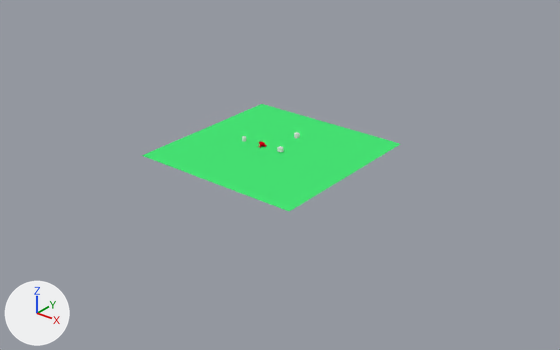
The Blender file TrollHunter/trollHunter.blend as it was, and as the next commit left it.
Before and after are seen from a 50 mm camera at (210.0, -258.0, 148.0) aimed at (12.0, -11.0, -5.0). The lights are fixed; the arrows at lower left show +X, +Y and +Z.
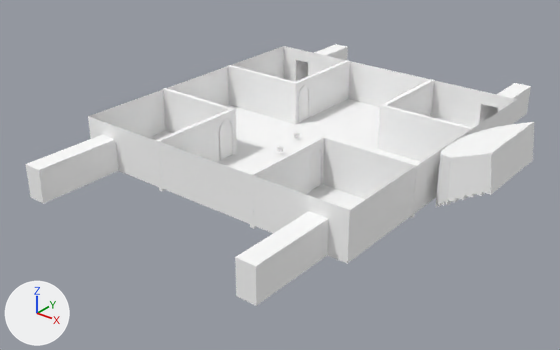
Where the change shows, as pixel boxes (x1, y1, x2, y2) in the pictures (560 x 350 px):
'pCube21', added: after (25, 44, 534, 306)
'Plane', deleted: before (142, 104, 400, 211)
'pCube17', added: after (219, 119, 235, 160)
'pCube17.001', added: after (310, 147, 324, 192)
'pCube17.003', added: after (298, 85, 310, 123)

The change, as a list of edits to the scene's bpy script:
```text
Add mat_lambert2:
    mat_lambert2 = diffuse_material('lambert2')
    mat_lambert2.base_color = (1.0, 1.0, 1.0)  # white #ffffff
Add mat_lambert3:
    mat_lambert3 = diffuse_material('lambert3')
    mat_lambert3.base_color = (1.0, 1.0, 1.0)  # white #ffffff
Add me_untitled:
    me_untitled.from_pydata(...)  # 332 vertices, 271 faces; spans x -35.3..49.7, y -1.0..16.3, z -55.1..55.1
    me_untitled.materials.append(mat_lambert2)  # its picture is missing
Add me_untitled_001:
    me_untitled_001.from_pydata(...)  # 72 vertices, 70 faces; spans x -0.64..0.64, y -0.57..0.49, z -2.62..2.62
    me_untitled_001.materials.append(mat_lambert3)  # its picture is missing
Remove ob_plane:
    ob_plane = bpy.data.objects.new('Plane', me_plane)
    ob_plane.location = (-0.5, 0.1, -0.2)
Add ob_pcube21:
    ob_pcube21 = bpy.data.objects.new('pCube21', me_untitled)
    ob_pcube21.location = (11.0, 11.6, -1.0)
    ob_pcube21.rotation_euler = (1.571, 0.0, 0.0)  # degrees (90, 0, 0)
    ob_pcube21.scale = (2.0, 2.0, 2.0)
Add ob_pcube17:
    ob_pcube17 = bpy.data.objects.new('pCube17', me_untitled_001)
    ob_pcube17.location = (-14.5, -17.7, 8.7)
    ob_pcube17.rotation_euler = (1.571, 0.0, 0.0)  # degrees (90, 0, 0)
    ob_pcube17.scale = (2.0, 17.6, 1.81)
Add ob_pcube17_001:
    ob_pcube17_001 = bpy.data.objects.new('pCube17.001', me_untitled_001.copy())
    ob_pcube17_001.location = (36.2, -17.7, 8.7)
    ob_pcube17_001.rotation_euler = (1.571, 0.0, 0.0)  # degrees (90, 0, 0)
    ob_pcube17_001.scale = (2.0, 17.6, 1.81)
Add ob_pcube17_003:
    ob_pcube17_003 = bpy.data.objects.new('pCube17.003', me_untitled_001.copy())
    ob_pcube17_003.location = (-14.5, 41.0, 8.7)
    ob_pcube17_003.rotation_euler = (1.571, 0.0, 0.0)  # degrees (90, 0, 0)
    ob_pcube17_003.scale = (2.0, 17.6, 1.81)
```
